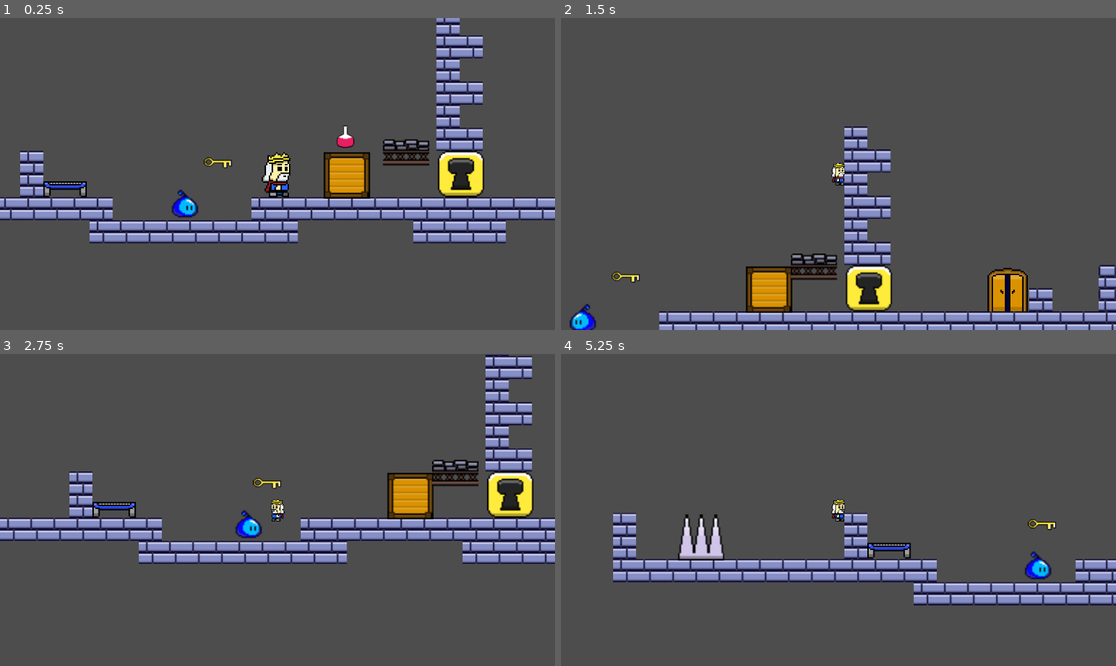
Above: before the commit, frames 1-4 (two rows, left to right).
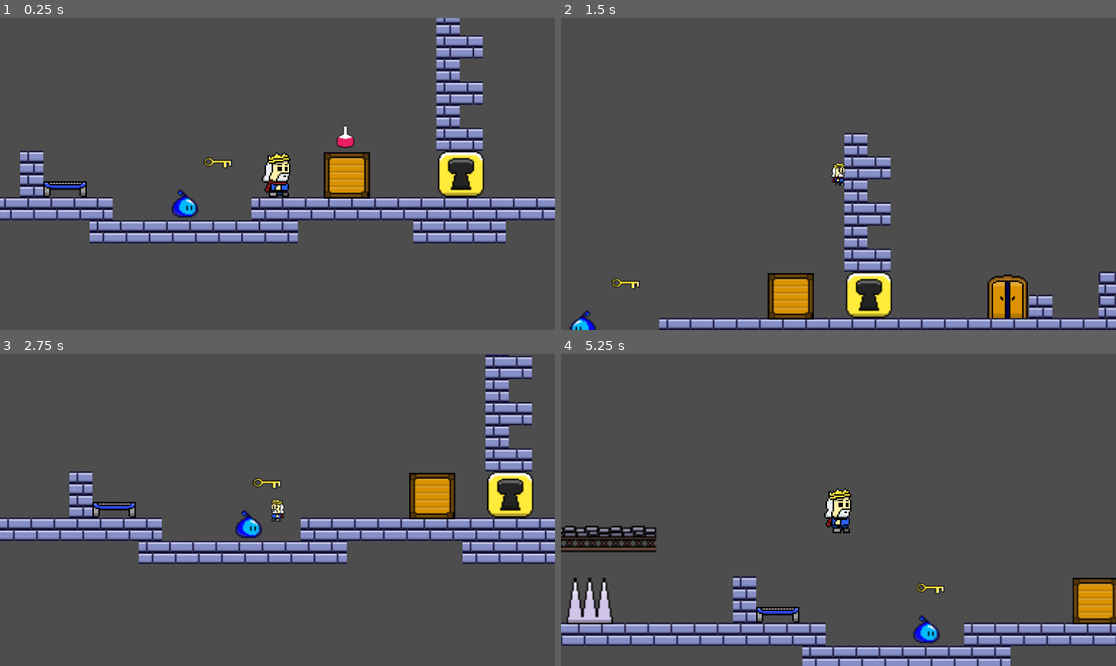
Above: after the commit, the same moments.

Repository: AND0MASTER/gamejam
Game: Godot game, scene res://Scenes/game.tscn
Two runs of this game, one before a commit and one after it. Both use one fixed random seed, a clock stepped at 60 frames per second and the inputs below.
Inputs:
- Up to frame 1 (0.25 s): no input
- Up to frame 2 (1.5 s): hold D (move_right) from 0.53 s (still down); tap F (grow) at 0.6, 1.35 s; tap W (jump) at 0.77 s
- Up to frame 3 (2.75 s): tap W (jump) at 1.52 s; release D (move_right) at 2.03 s; hold A (move_left) from 2.03 s (still down); tap F (grow) at 2.1 s
- Up to frame 4 (5.25 s): tap F (grow) every 0.75 s from 2.85 to 5.1 s; tap W (jump) at 3.02, 3.77, 4.52 s; release A (move_left) at 4.28 s; hold D (move_right) from 4.28 s (still down)

The runs differ from the first frame. In frame 1, 0.6% of the frame differs, in the area x 68-78%, y 38-48%; in frame 2, 12%; in frame 3, 1.9%; in frame 4, 22%, in the area x 0-100%, y 42-100%.

Commit message:
weight block timer

Diff:
--- a/Scenes/game.tscn
+++ b/Scenes/game.tscn
@@ -163,4 +163,19 @@
 position = Vector2(129, -32)
 
 [node name="weightBlock" parent="." instance=ExtResource("12_rku1e")]
-position = Vector2(91, -40)
+position = Vector2(-245, -67)
+
+[node name="weightBlock2" parent="." instance=ExtResource("12_rku1e")]
+position = Vector2(-277, -67)
+
+[node name="weightBlock3" parent="." instance=ExtResource("12_rku1e")]
+position = Vector2(-309, -67)
+
+[node name="weightBlock4" parent="." instance=ExtResource("12_rku1e")]
+position = Vector2(-341, -67)
+
+[node name="weightBlock5" parent="." instance=ExtResource("12_rku1e")]
+position = Vector2(-373, -67)
+
+[node name="weightBlock6" parent="." instance=ExtResource("12_rku1e")]
+position = Vector2(-405, -67)
--- a/Scenes/weight_block.tscn
+++ b/Scenes/weight_block.tscn
@@ -28,4 +28,9 @@
 position = Vector2(0, -16)
 shape = SubResource("RectangleShape2D_vton7")
 
+[node name="Timer" type="Timer" parent="."]
+wait_time = 0.1
+one_shot = true
+
 [connection signal="body_entered" from="Area2D" to="." method="_on_area_2d_body_entered"]
+[connection signal="timeout" from="Timer" to="." method="_on_timer_timeout"]
--- a/Script/weight_block.gd
+++ b/Script/weight_block.gd
@@ -1,8 +1,13 @@
 extends Node2D
 
+@onready var timer: Timer = $Timer
 
 
 
 func _on_area_2d_body_entered(body: Node2D) -> void:
 	if AutoLoadedScript.SIZE == 1:
-		queue_free()
+		timer.start()
+
+
+func _on_timer_timeout() -> void:
+	queue_free()
